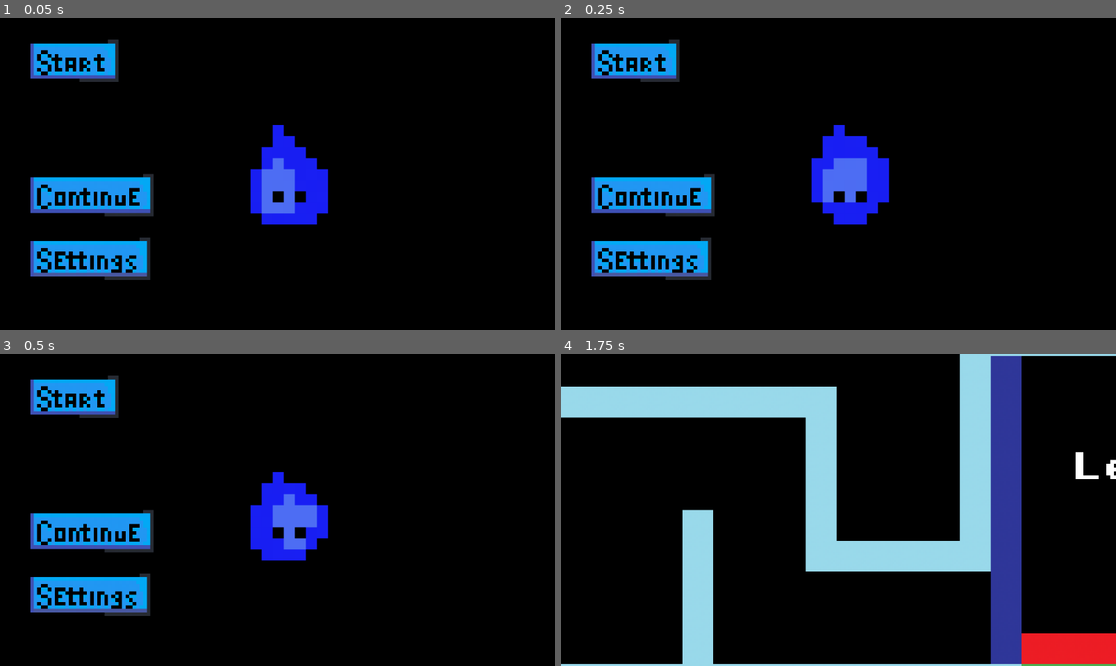
Above: before the commit, frames 1-4 (two rows, left to right).
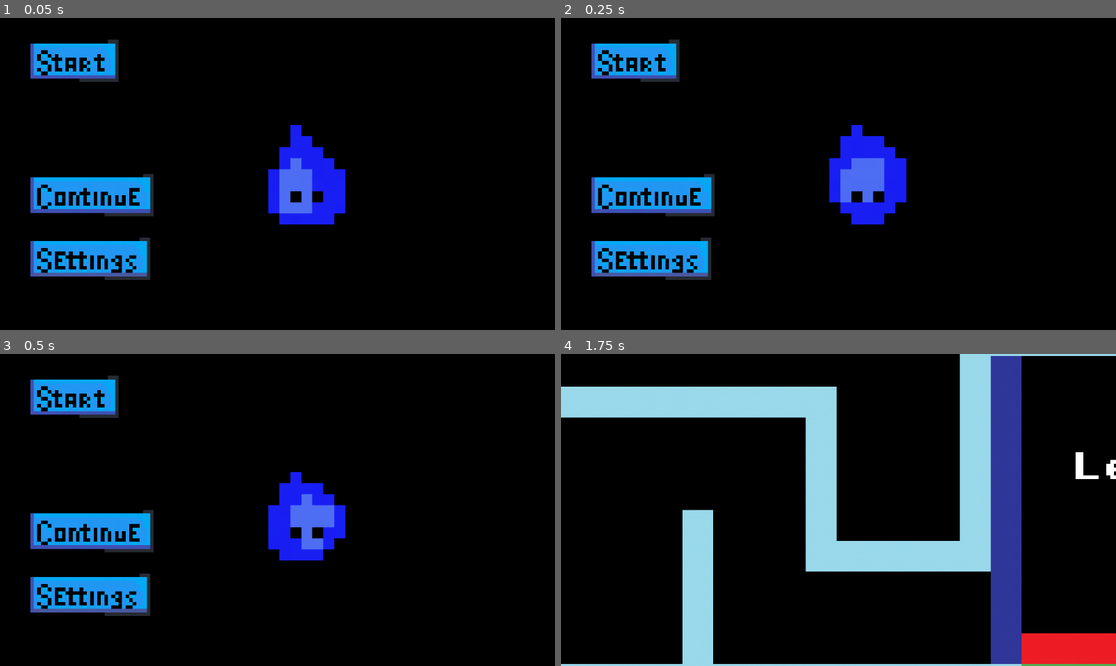
Above: after the commit, the same moments.

Repository: dantee-e/PirateGameJam
Game: Godot game, scene res://scenes/main_scene.tscn
Two runs of this game, one before a commit and one after it. Both use one fixed random seed, a clock stepped at 60 frames per second and the inputs below.
Inputs (mouse positions are in pixels of both pictures, inside the frame that each line leads up to):
- Up to frame 1 (0.05 s): no input
- Up to frame 2 (0.25 s): no input
- Up to frame 3 (0.5 s): no input
- Up to frame 4 (1.75 s): click (638, 400) at 0.5 s; hold D (turn_right) from 1.28 s (still down); tap C (change_element) at 1.35 s

The runs differ from the first frame. In frame 1, 3.0% of the frame differs, in the area x 45-63%, y 34-67%; in frame 2, 2.9%; in frame 3, 2.8%; in frame 4, nothing differs.

Commit message:
esse eh o certo espero

Diff:
--- a/scenes/main_scene.tscn
+++ b/scenes/main_scene.tscn
@@ -79,7 +79,7 @@
 texture_hover = ExtResource("9_8bkmq")
 
 [node name="AnimatedSprite2D" type="AnimatedSprite2D" parent="Menu"]
-position = Vector2(80, 47)
+position = Vector2(85, 47)
 scale = Vector2(3.12417, 3.12417)
 sprite_frames = SubResource("SpriteFrames_mdif4")
 autoplay = "default"
